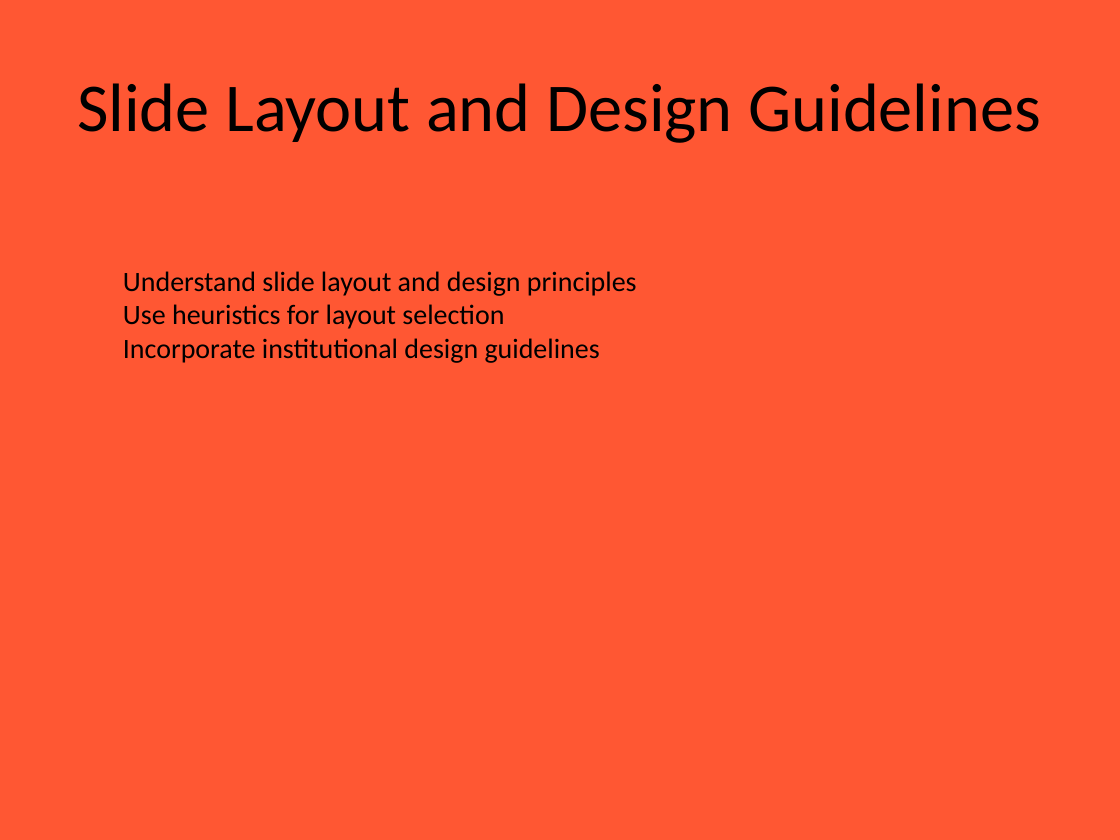
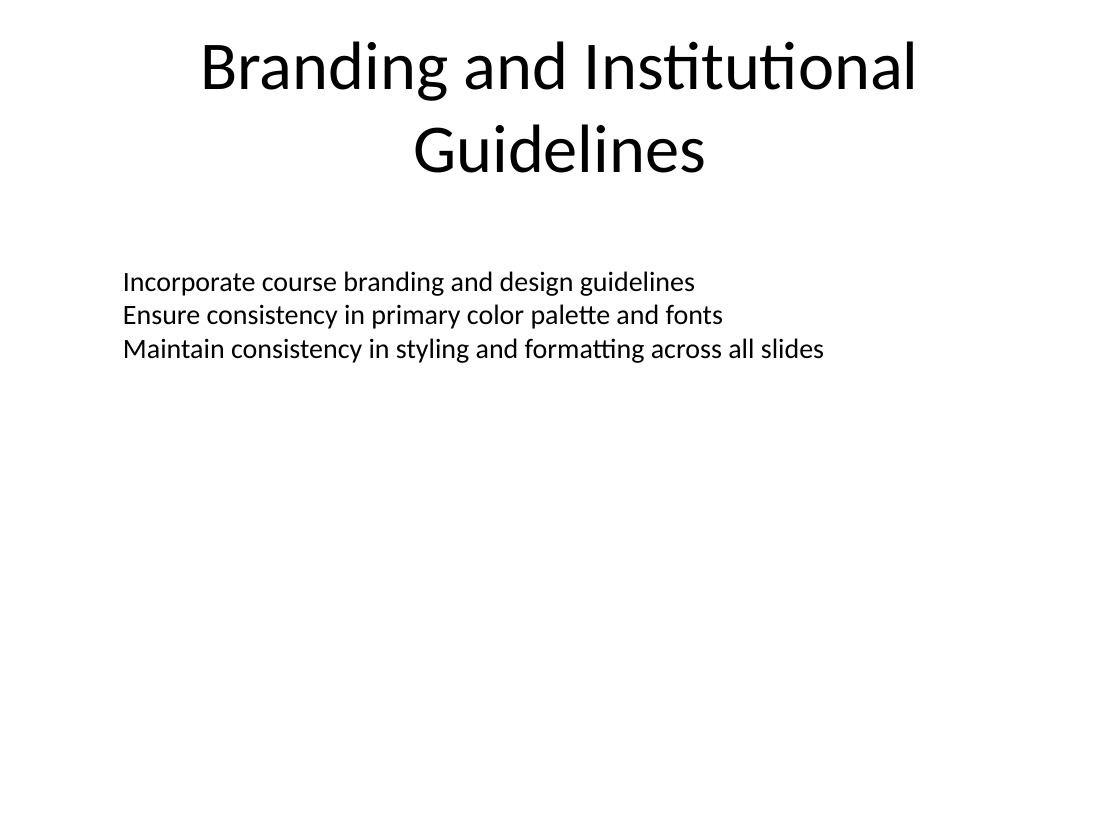
Before and after one commit to Chanyen20/slideCraft, a slide deck: slide 5 of server/uploads/SmartSlideGen.pptx. Drawn at 1120x840 pixels with LibreOffice and Linux fonts; fonts in the diff are those of the drawing; background and template pictures are left out. Boxes give left, top, right and bottom in pixels: in the first picture for what was removed or moved away, otherwise in the second. Text is boxed around its words. In the diff, an @@ line names an element or a change of style, - is before the commit and + after.

```diff
--- a/server/uploads/SmartSlideGen.pptx
+++ b/server/uploads/SmartSlideGen.pptx
@@ background #FF5733 to picture (left out) @@
@@ title at (200,41,919,173): text changed @@
-Slide Layout and Design Guidelines
+Branding and Institutional Guidelines
@@ text at (123,271,824,363): text changed @@
-Understand slide layout and design principles
-Use heuristics for layout selection
-Incorporate institutional design guidelines
+Incorporate course branding and design guidelines
+Ensure consistency in primary color palette and fonts
+Maintain consistency in styling and formatting across all slides
```
Also in this commit, not shown: 4 other slides changed, 8 other files.
